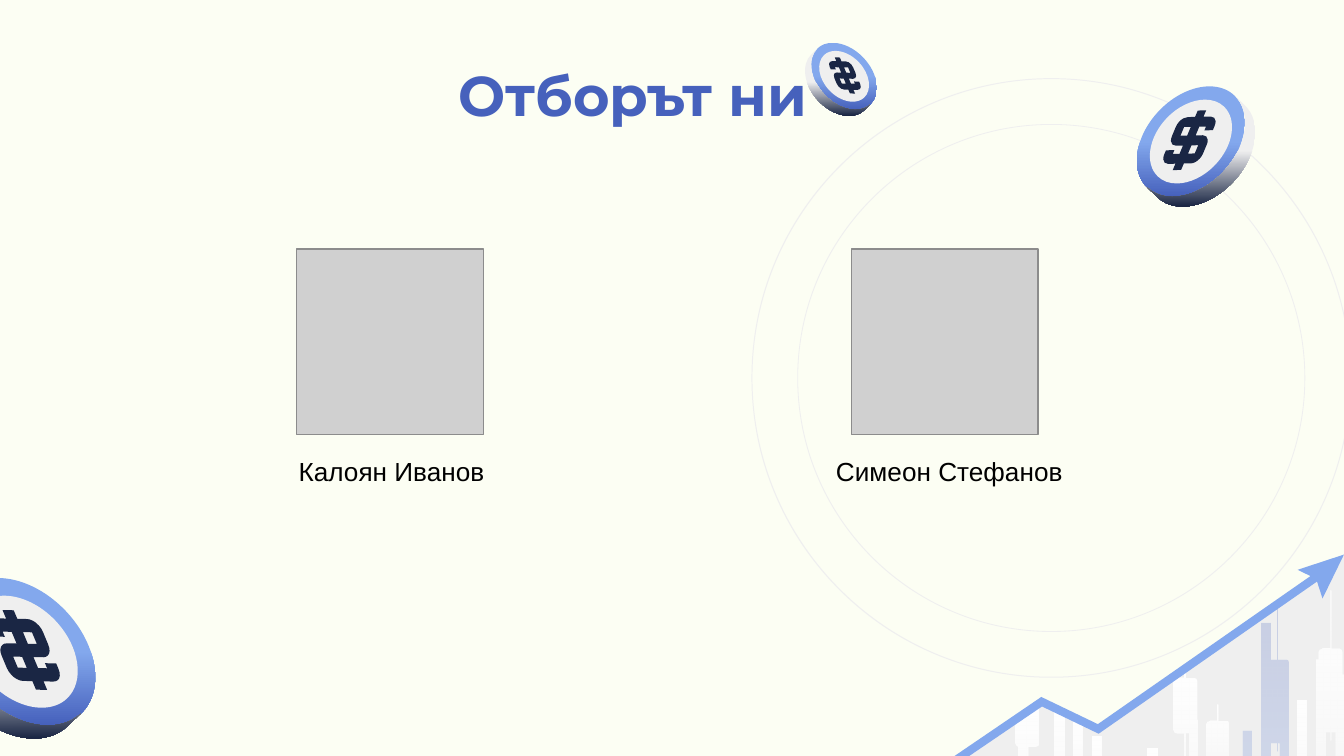
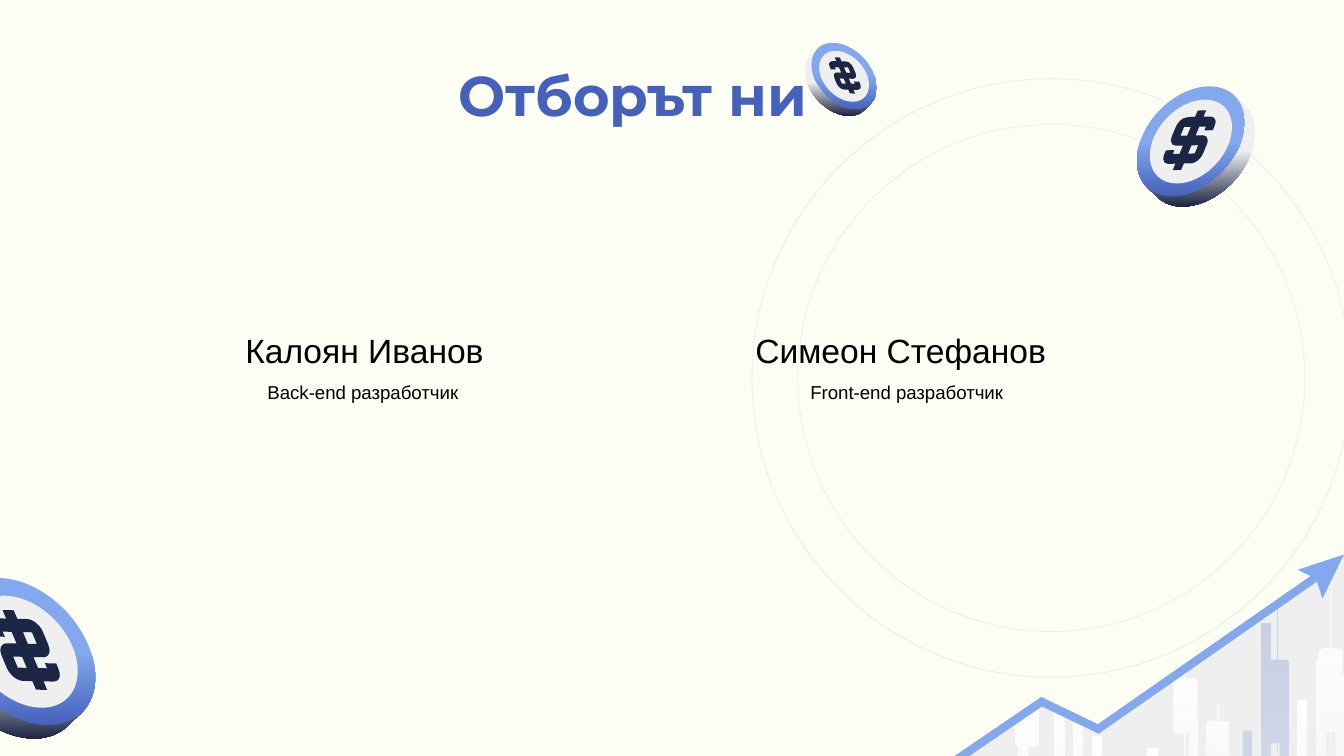
Before and after one commit to KKIvanov22/FMS, a slide deck: slide 2 of documentation/205_presentation.pptx. Drawn at 1344x756 pixels with LibreOffice and Linux fonts; fonts in the diff are those of the drawing; grey boxes stand for pictures. Boxes give left, top, right and bottom in pixels: in the first picture for what was removed or moved away, otherwise in the second. Text is boxed around its words. In the diff, an @@ line names an element or a change of style, - is before the commit and + after.

Commit message:
Make changes to the presentation

```diff
--- a/documentation/205_presentation.pptx
+++ b/documentation/205_presentation.pptx
@@ picture removed at (297,249,484,434) @@
@@ picture removed at (851,249,1038,434) @@
@@ text "Калоян Иванов": place and size @@
-text "Калоян Иванов" at (299,463,484,482)
+text "Калоян Иванов" at (245,340,483,364)
@@ text "Калоян Иванов" at (245,340,483,364): size 14 to 18 pt @@
@@ text "Симеон Стефанов" at (755,338,1046,370): size 14 to 18 pt @@
@@ text "Симеон Стефанов": place and size @@
-text "Симеон Стефанов" at (836,462,1062,486)
+text "Симеон Стефанов" at (755,338,1046,370)
@@ text added at (267,385,458,403), 10 pt, text #000000 @@
+Back-end разработчик
@@ text added at (810,385,1003,403), 10 pt, text #000000 @@
+Front-end разработчик
```
Also in this commit, not shown: 3 other files.
